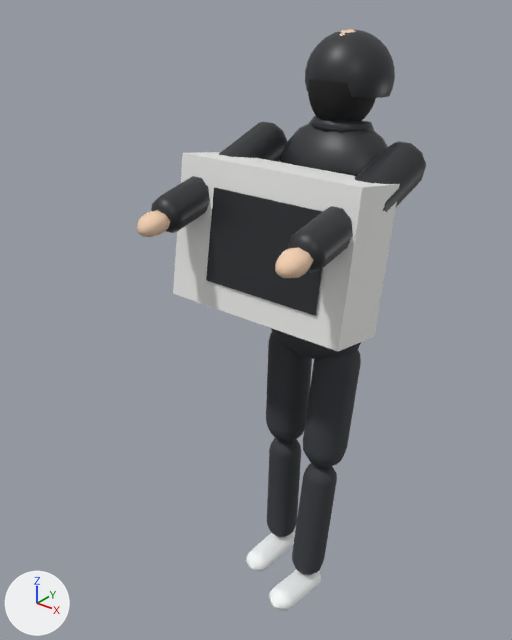
The glTF model city-hold/public/models/placeholder/char_looter_06_puffer_electronics_box.glb as it was, and as the next commit left it.
The view is the same before and after, from a 50 mm camera at (1.116, -1.699, 1.895) aimed at (-0.081, -0.202, 0.966). The axes (+X, +Y, +Z) are drawn at lower left. The lights are the same throughout. The picture after the commit comes second. Both versions are drawn at frame 44 of the action 'held'; the numbers are the values there.
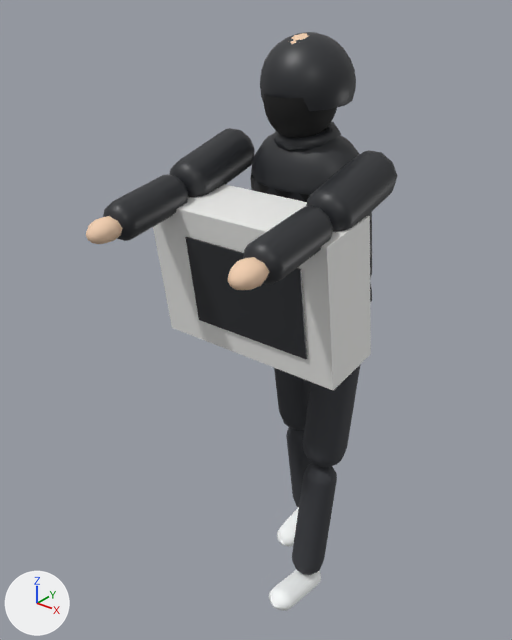
Not drawn themselves, but carrying or shaping drawn objects: ob_legl, ob_torso, ob_head, ob_arml, ob_armr.

Location of each change, (x1, y1, x2, y2) in pixels of the pictures (512 x 640 px):
'Mesh_14', turned
    before: (173, 152, 400, 351)
    after: (153, 184, 371, 390)
'Mesh_15', turned
    before: (206, 187, 323, 316)
    after: (185, 237, 307, 359)
'Mesh_9', turned
    before: (305, 29, 395, 98)
    after: (260, 32, 356, 111)
'Mesh_4', turned
    before: (279, 123, 387, 176)
    after: (250, 133, 372, 279)
'Mesh_11.001', turned
    before: (355, 141, 426, 212)
    after: (306, 150, 397, 232)
'Mesh_12.001', turned
    before: (287, 206, 353, 273)
    after: (243, 206, 333, 285)
'Mesh_11', turned
    before: (219, 122, 287, 162)
    after: (170, 128, 255, 198)
'Mesh_12', turned
    before: (151, 176, 210, 233)
    after: (103, 174, 188, 241)
'Mesh_10', turned
    before: (308, 79, 376, 121)
    after: (263, 94, 337, 138)
'Mesh_1', turned
    before: (266, 332, 312, 441)
    after: (274, 368, 311, 430)
'Mesh_2', turned
    before: (267, 438, 301, 537)
    after: (286, 427, 311, 508)
'Mesh_13.001', turned
    before: (275, 247, 313, 278)
    after: (228, 257, 269, 290)
'Mesh_7', turned
    before: (309, 116, 374, 133)
    after: (273, 121, 341, 152)
'Mesh_13', turned
    before: (137, 210, 170, 237)
    after: (86, 216, 123, 244)
'Mesh_3', turned
    before: (246, 531, 295, 572)
    after: (277, 508, 299, 547)
'Mesh_5.003', turned (mostly hidden before)
    before: (280, 159, 358, 176)
    after: (251, 173, 310, 202)
'Mesh_8', turned (mostly hidden)
    before: (339, 29, 355, 36)
    after: (288, 33, 308, 44)
'Mesh_5', turned (not visible before)
    after: (370, 284, 372, 302)
'Mesh_5.001', turned (not visible before)
    after: (370, 256, 372, 268)
'Mesh_5.002', turned (not visible before)
    after: (370, 219, 372, 233)

Patch to the scene script:
```diff
--- a/city-hold/public/models/placeholder/char_looter_06_puffer_electronics_box.glb.py
+++ b/city-hold/public/models/placeholder/char_looter_06_puffer_electronics_box.glb.py
@@ ob_legl @@
 ob_legl.location = (-0.1, 0.0, -0.02)
-ob_legl.rotation_euler = (-0.0409, 0.0, 0.0)  # degrees (-2.3, 0, 0)
+ob_legl.rotation_euler = (0.165, 0.0, 0.0)  # degrees (9.5, 0, 0)
@@ ob_torso @@
 ob_torso.location = (0.0, 0.0, 0.06)
-ob_torso.rotation_euler = (-0.165, 0.0, 0.0)  # degrees (-9.5, 0, 0)
+ob_torso.rotation_euler = (0.15, 0.0, 0.0)  # degrees (8.6, 0, 0)
@@ ob_head @@
 ob_head.location = (0.0, 0.0, 0.66)
-ob_head.rotation_euler = (0.0825, 0.0, 0.0)  # degrees (4.7, 0, 0)
+ob_head.rotation_euler = (-0.075, 0.0, 0.0)  # degrees (-4.3, 0, 0)
@@ ob_arml @@
 ob_arml.location = (-0.245, 0.0, 0.54)
-ob_arml.rotation_euler = (-1.09, 0.0, 0.0)  # degrees (-62, 0, 0)
+ob_arml.rotation_euler = (-1.45, 0.0, 0.0)  # degrees (-83, 0, 0)
@@ ob_armr @@
 ob_armr.location = (0.245, 0.0, 0.54)
-ob_armr.rotation_euler = (-1.09, 0.0, 0.0)  # degrees (-62, 0, 0)
+ob_armr.rotation_euler = (-1.45, 0.0, 0.0)  # degrees (-83, 0, 0)
```
